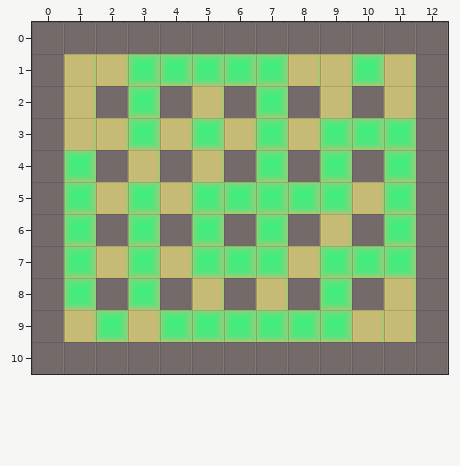
An edit to a level. Tiled map, mapamenu/build./resources/mapas/0mapa0.tmx. The picture above was drawn from the file before the commit.
Cells are 32x32 px. Shown: x 0..12, y 0..10.
After the commit:
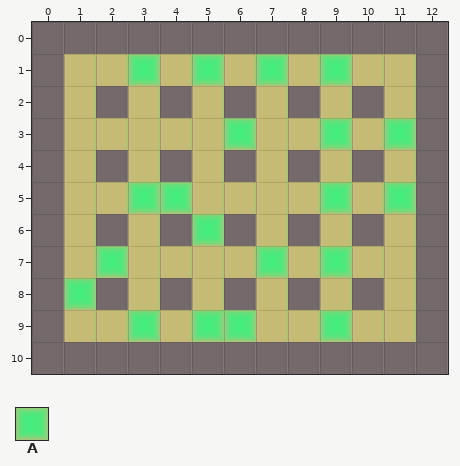
Key: from "tile": A 2.
_ is an empty cell, . an unchanged one.
See-through tiles are keyed as they look on the map.
The edit:
--- layer "piedras"
@@ x 1..11 @@
- 1 ...A.A.._A.
- 2 ..A...A....
- 3 ..A.A_A..A.
- 4 A.....A.A.A
- 5 A.._AAAA...
- 6 A.A...A...A
- 7 A_A.AA...AA
- 8 ..A.....A..
- 9 .A_A..AA...
+ 1 ..._._..A_.
+ 2 .._..._....
+ 3 .._._A_.._.
+ 4 _....._._._
+ 5 _..A____...
+ 6 _._..._..._
+ 7 _A_.__...__
+ 8 .._....._..
+ 9 ._A_..__...
Pixel boxes of the changes (left, top, right, bottom) in both pictures:
changed: (64, 54, 416, 342)
